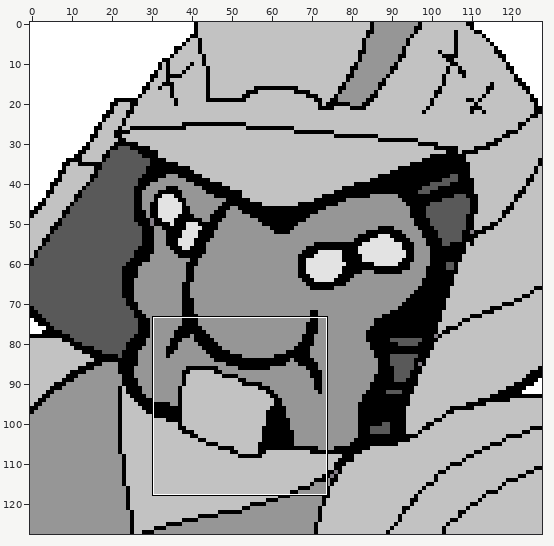
File history of a pixel-art file, Local_Assets/spriterfry.aseprite. The picture above shows the old version from afar; the outline marks the close-up.
Close-up. Before the edit:
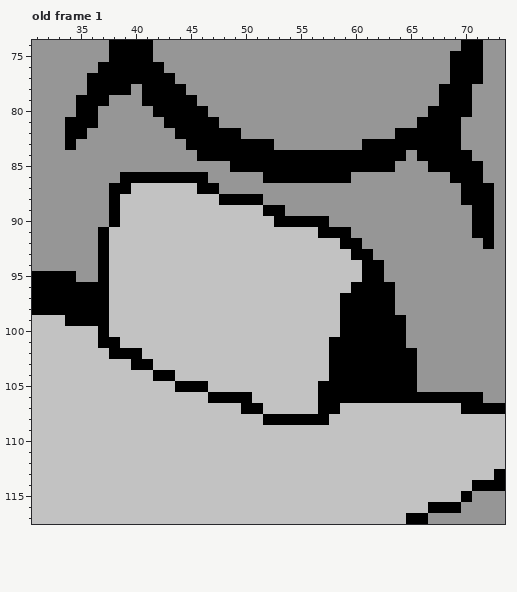
128x128 pixels, 1 frame. Shown: old frame 1: x 31..73, y 74..117.
After:
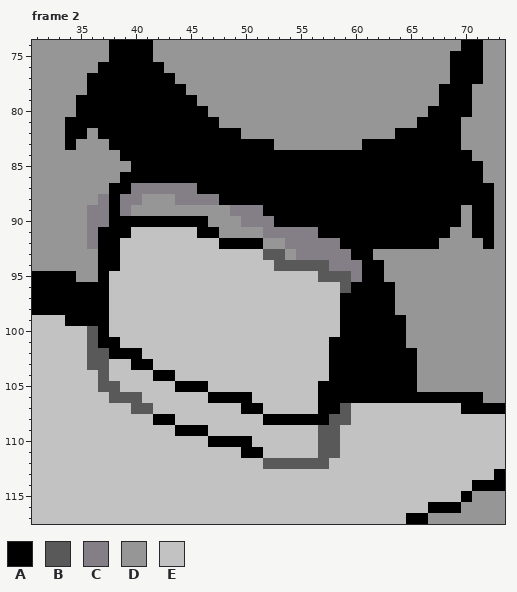
Palette (. is transparent): A #000000  B #595959  C #847e87  D #969696  E #c2c2c2
A new or re-ordered frame is compared with the old frame closest to it.
What changed:
frames 1 -> 2
Frame 2 is new; against old frame 1, layers "Layer 2", "Layer 3":
y 78: x 40 D -> A
y 79: x 38..40 DDD -> AAA
y 80: x 37..41 DDDDD -> AAAAA
y 81: x 37..42 DDDDDD -> AAAAAA
y 82: x 37..43 DDDDDDD -> AAAAAAA
y 83: x 38..44 DDDDDDD -> AAAAAAA
y 84: x 39..45 DDDDDDD -> AAAAAAA; x 65 D -> A
y 85: x 40..48 DDDDDDDDD -> AAAAAAAAA; x 64..66 DDD -> AAA
y 86: x 47..51 DDDDD -> AAAAA; x 60..68 DDDDDDDDD -> AAAAAAAAA
y 87: x 40..45 EEEEEE -> CCCCCC; x 48..69 DDDDDDDDDDDDDDDDDDDDDD -> AAAAAAAAAAAAAAAAAAAAAA
y 88: x 37 D -> C; x 39..47 EEEEEEEEE -> CCDDDCCCC; x 52..69 DDDDDDDDDDDDDDDDDD -> AAAAAAAAAAAAAAAAAA
y 89: x 36..37 DD -> CC; x 39..51 EEEEEEEEEEEEE -> CDDDDDDDDDCCC; x 54..69 DDDDDDDDDDDDDDDD -> AAAAAAAAAAAAAAAA
y 90: x 36..37 DD -> CC; x 39..52 EEEEEEEEEEEEEE -> AAAAAAAADDDCCC; x 58..69 DDDDDDDDDDDD -> AAAAAAAAAAAA
y 91: x 36 D -> C; x 38..39 EE -> AA; x 46..56 EEEEEEEEEEE -> AADDDDCCCCC; x 60..68 DDDDDDDDD -> AAAAAAAAA
y 92: x 36 D -> C; x 38 E -> A; x 48..58 EEEEEEEEEEE -> AAAADDCCCCC; x 61..67 DDDDDDD -> AAAAAAA
y 93: x 38 E -> A; x 52..59 EEEEEEEE -> BBDCCCCC
y 94: x 38 E -> A; x 53..60 EEEEEEEE -> BBBBBCCC
y 95: x 57..60 EEEE -> BBBC
y 96: x 59 E -> B
y 100..101: x 36 E -> B
y 102..103: x 36..37 EE -> BB
y 104: x 37 E -> B
y 105: x 37..38 EE -> BB
y 106: x 38..40 EEE -> BBB
y 107: x 40..41 EE -> BB; x 59 E -> B
y 108: x 42..43 EE -> AA; x 58..59 EE -> BB
y 109: x 44..46 EEE -> AAA; x 57..58 EE -> BB
y 110: x 47..50 EEEE -> AAAA; x 57..58 EE -> BB
y 111: x 50..51 EE -> AA; x 57..58 EE -> BB
y 112: x 52..57 EEEEEE -> BBBBBB
Boxes around the changes in both close-ups, in picture pixels (x1, y1, x2, y2):
changed: (87, 84, 461, 293)
changed: (87, 326, 351, 469)
